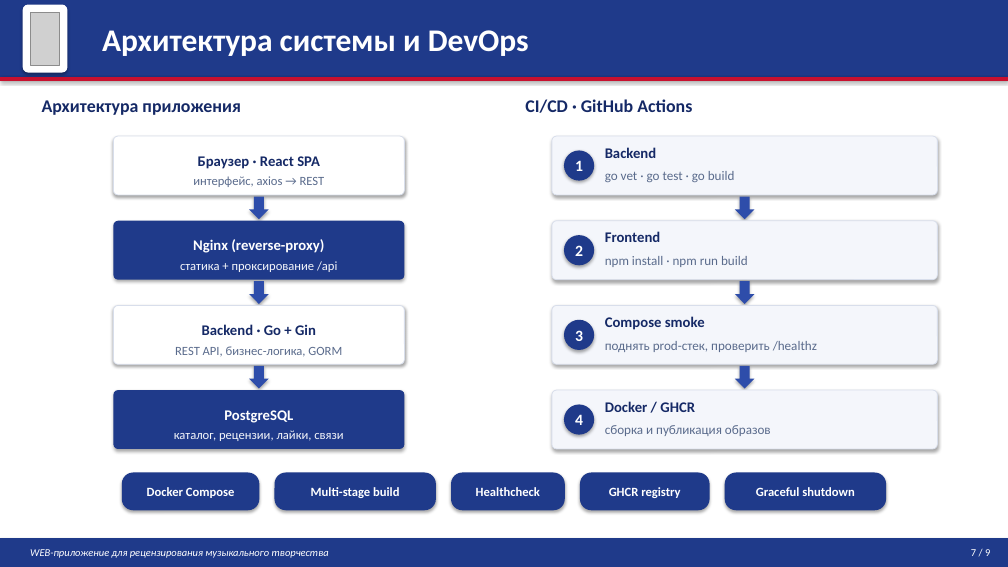
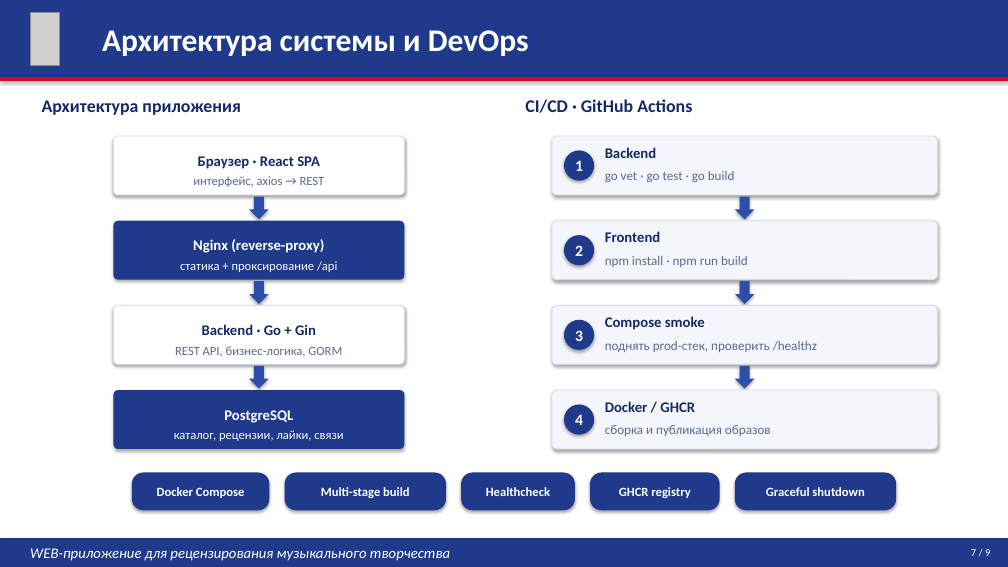
Before and after one commit to Afonk1n/vkr, a slide deck: slide 7 of Пояснительная записка/Презентация/presentation_v3.pptx. Drawn at 1008x567 pixels with LibreOffice and Linux fonts; fonts in the diff are those of the drawing; grey boxes stand for pictures. Boxes give left, top, right and bottom in pixels: in the first picture for what was removed or moved away, otherwise in the second. Text is boxed around its words. In the diff, an @@ line names an element or a change of style, - is before the commit and + after.

```diff
--- a/Пояснительная записка/Презентация/presentation_v3.pptx
+++ b/Пояснительная записка/Презентация/presentation_v3.pptx
@@ rounded rectangle removed at [23, 5, 67, 73] @@
@@ 5 texts, 5 rounded rectangles: place and size @@
-5 texts, 5 rounded rectangles at [122, 473, 886, 510]
+5 texts, 5 rounded rectangles at [132, 473, 896, 510]
@@ text "WEB-приложение для рецензирования музыкального творчества" at [30, 548, 450, 561]: size 10 to 14 pt @@
```
Also in this commit, not shown: 8 other slides changed, 4 other files.
